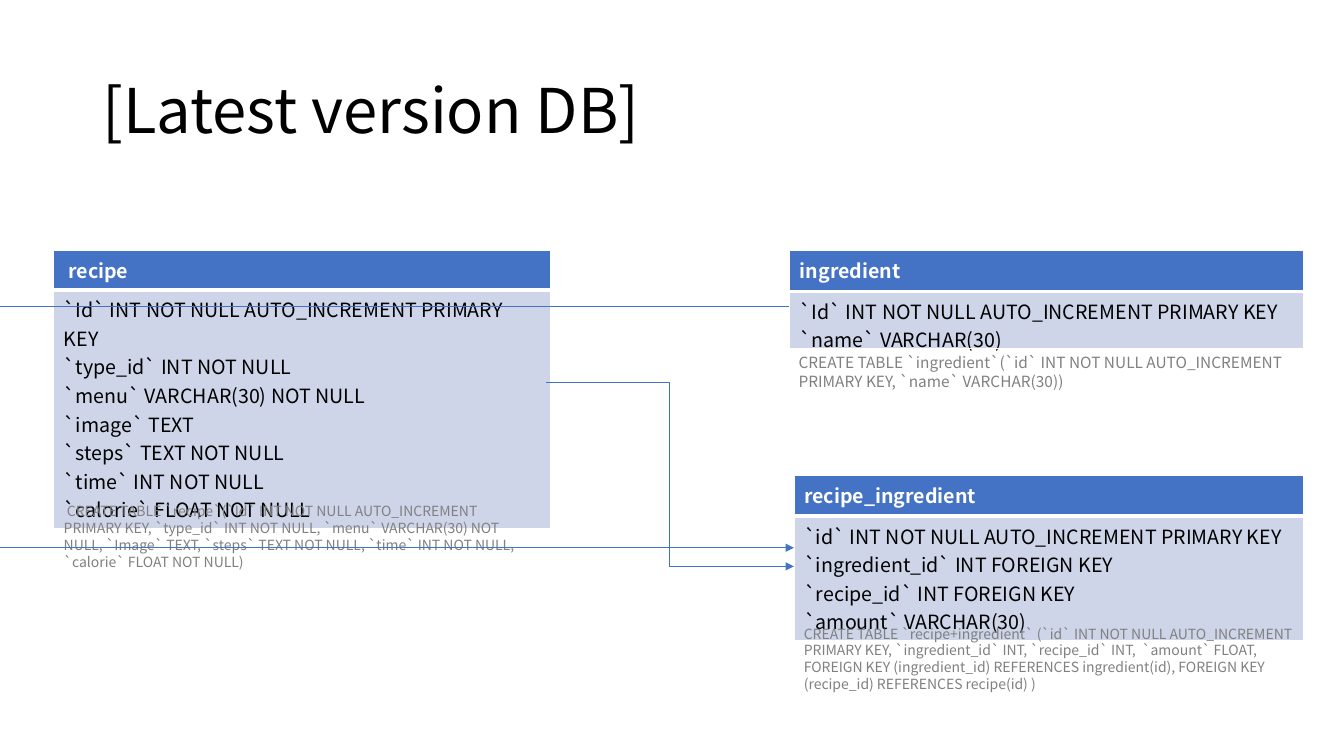
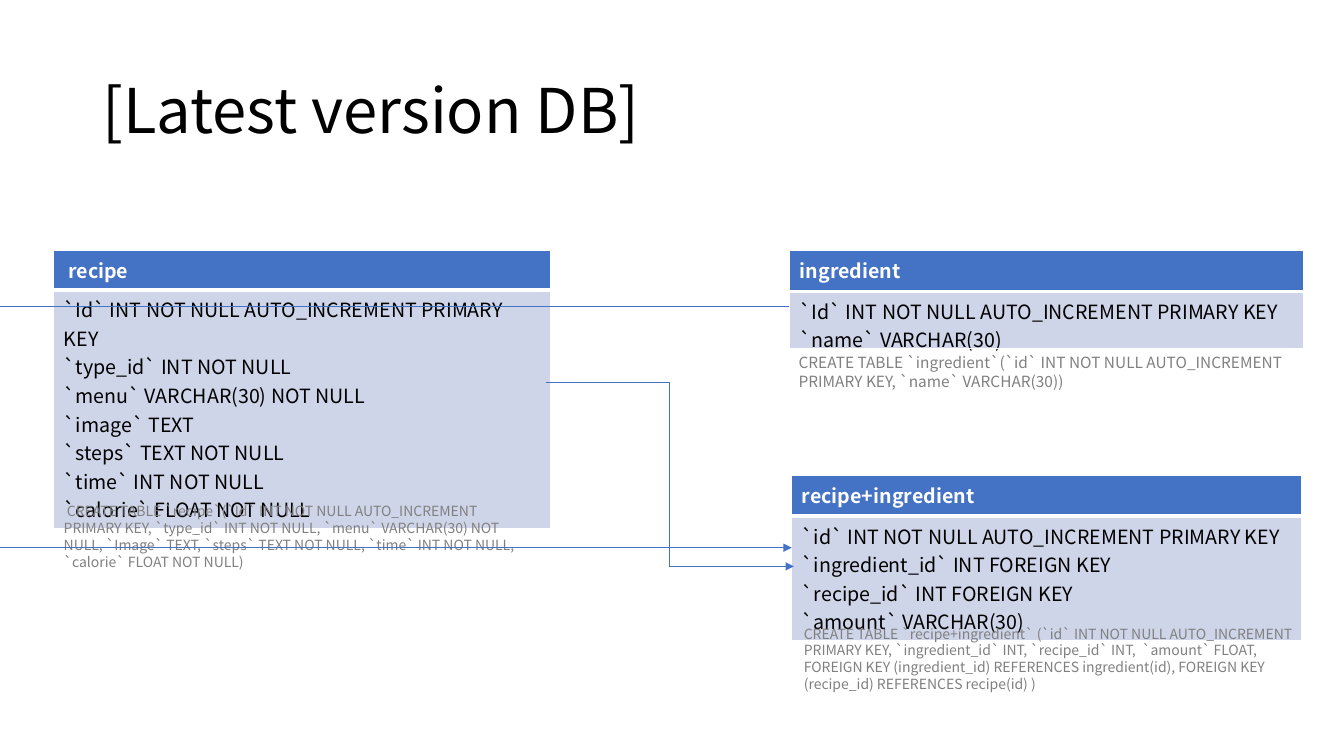
Before and after one commit to csy9608/capstone_chatbot, a slide deck: slide 9 of 설계도.pptx. Drawn at 1344x756 pixels with LibreOffice and Linux fonts; fonts in the diff are those of the drawing. Boxes give left, top, right and bottom in pixels: in the first picture for what was removed or moved away, otherwise in the second. Text is boxed around its words. In the diff, an @@ line names an element or a change of style, - is before the commit and + after.

Commit message:
180522_csy

```diff
--- a/설계도.pptx
+++ b/설계도.pptx
@@ elbow arrow (792, 299) - (792, 547): route changed @@
@@ table at bbox=[792, 476, 1303, 639] @@
-row 1, column 1: recipe_ingredient
+row 1, column 1: recipe+ingredient
```
